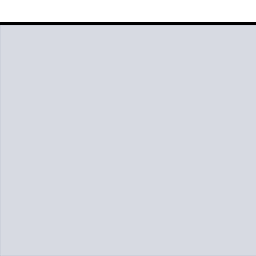
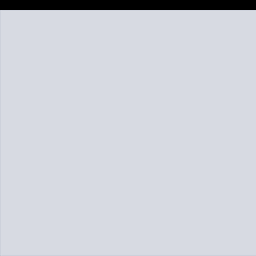
Comparing the layer stacks of the two w=256, h=256 images. Changes:
painted on "レイヤー 2" over [0, 10, 256, 27]
